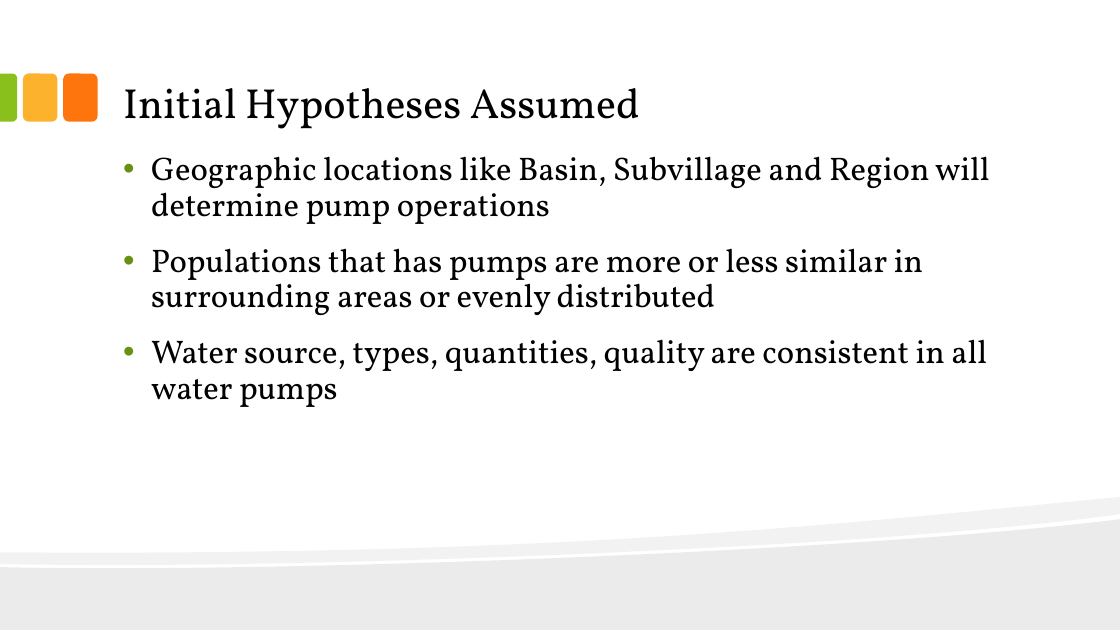
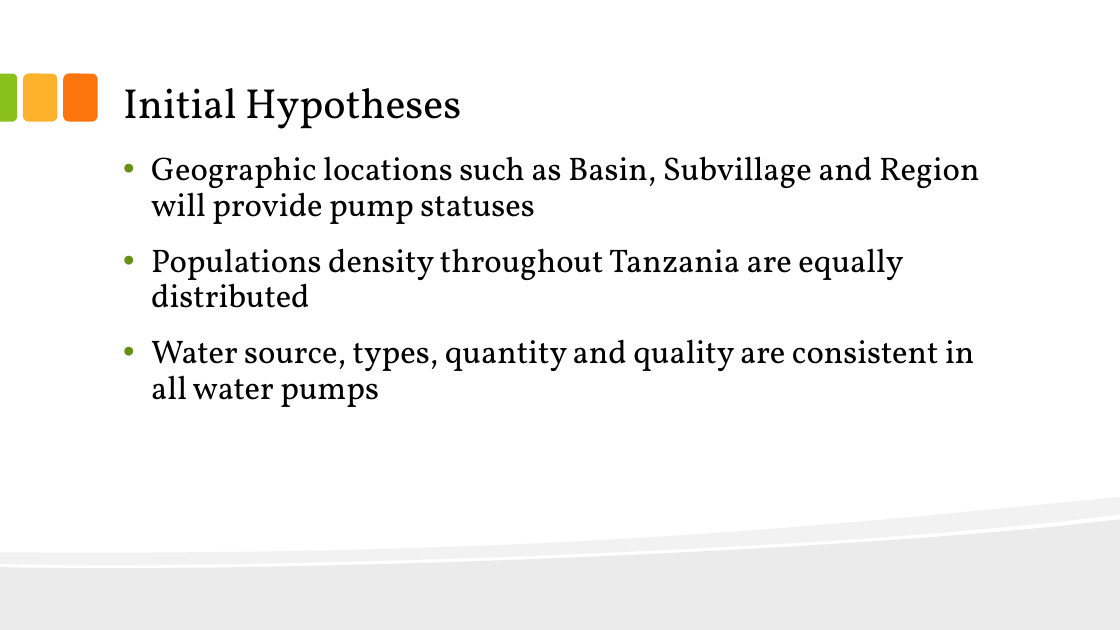
Before and after one commit to dennislamcv1/UCDAVISSQL, a slide deck: slide 4 of SQL for Data Science Capstone Project/Waterpump.pptx. Drawn at 1120x630 pixels with LibreOffice and Linux fonts; fonts in the diff are those of the drawing. Boxes give left, top, right and bottom in pixels: in the first picture for what was removed or moved away, otherwise in the second. Text is boxed around its words. In the diff, an @@ line names an element or a change of style, - is before the commit and + after.

```diff
--- a/SQL for Data Science Capstone Project/Waterpump.pptx
+++ b/SQL for Data Science Capstone Project/Waterpump.pptx
@@ title at (x1=123, y1=88, x2=461, y2=129): text changed @@
-Initial Hypotheses Assumed
+Initial Hypotheses
@@ text at (x1=151, y1=156, x2=980, y2=407): text changed @@
-• Geographic locations like Basin, Subvillage and Region will determine pump operations
-• Populations that has pumps are more or less similar in surrounding areas or evenly distributed
-• Water source, types, quantities, quality are consistent in all water pumps
+• Geographic locations such as Basin, Subvillage and Region will provide pump statuses
+• Populations density throughout Tanzania are equally distributed
+• Water source, types, quantity and quality are consistent in all water pumps
```
Also in this commit, not shown: 9 other slides changed, 1 other file.
